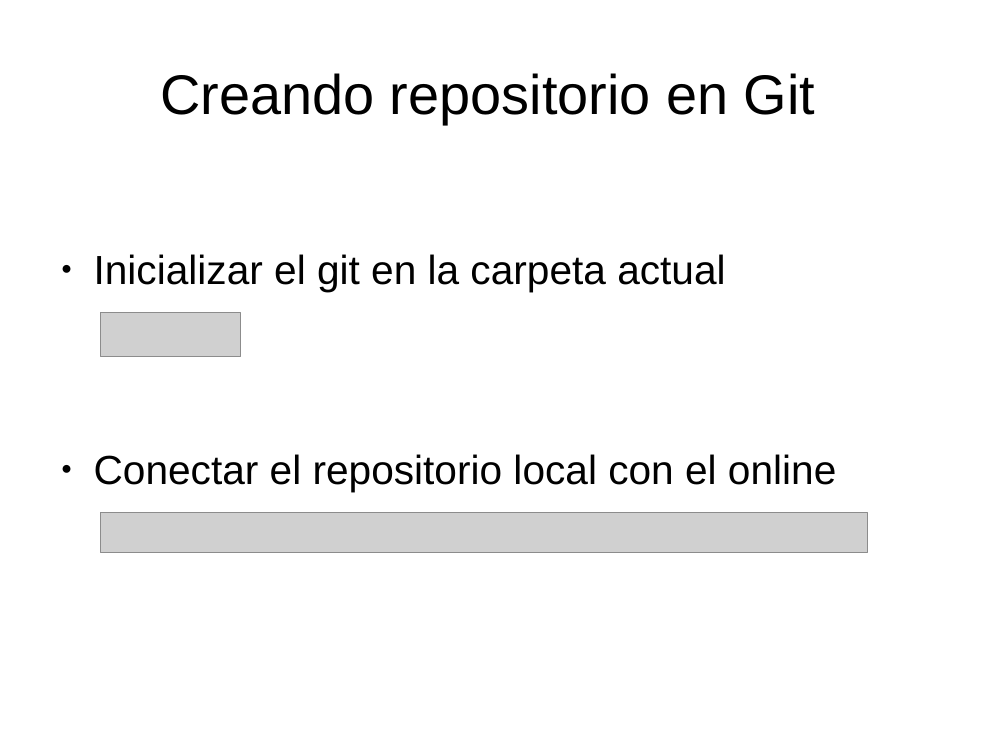
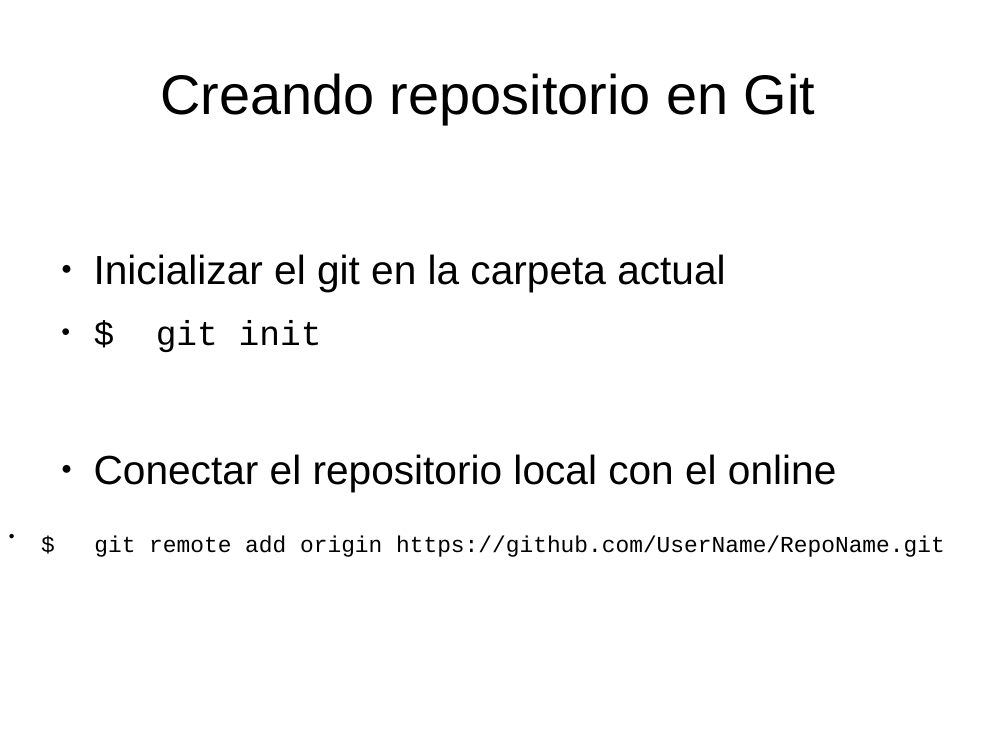
Before and after one commit to jomare1188/clase_git, a slide deck: slide 6 of presentaciongit.odp. Drawn at 1008x756 pixels with LibreOffice and Linux fonts; fonts in the diff are those of the drawing; grey boxes stand for pictures. Boxes give left, top, right and bottom in pixels: in the first picture for what was removed or moved away, otherwise in the second. Text is boxed around its words. In the diff, an @@ line names an element or a change of style, - is before the commit and + after.

```diff
--- a/presentaciongit.odp
+++ b/presentaciongit.odp
@@ picture removed at (101, 313, 241, 357) @@
@@ text added at (156, 320, 322, 352), 27.2 pt, text #000000 @@
+● $ git init
@@ text added at (94, 536, 945, 557), 18 pt, text #000000 @@
+● $ git remote add origin https://github.com/UserName/RepoName.git
@@ picture removed at (101, 512, 868, 552) @@
```
Also in this commit, not shown: 2 other slides changed, 1 slide added, 1 other file.
